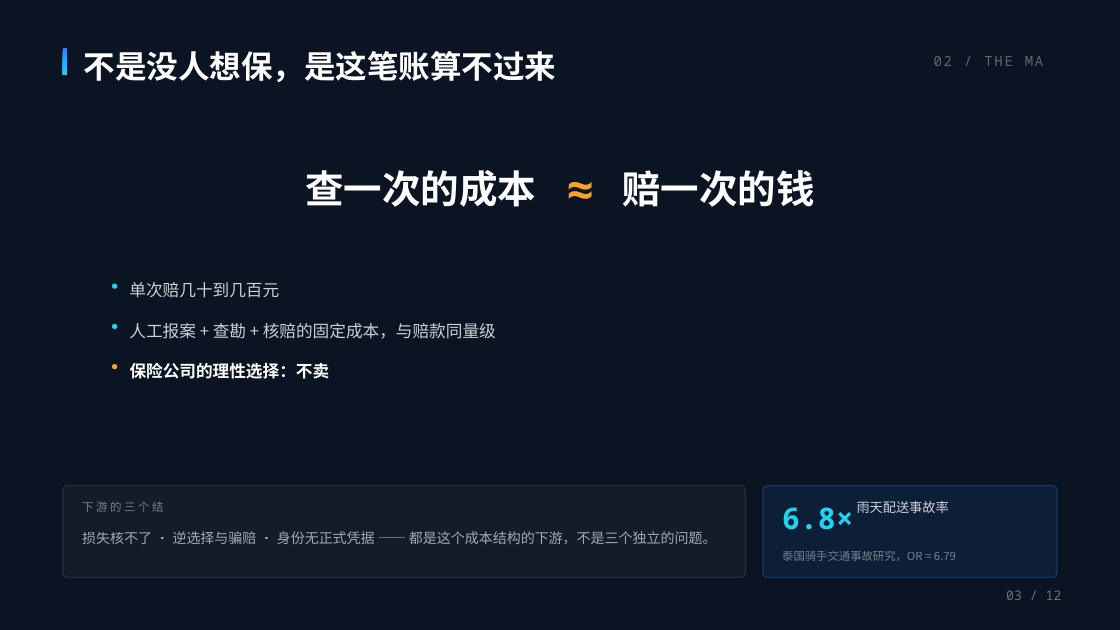
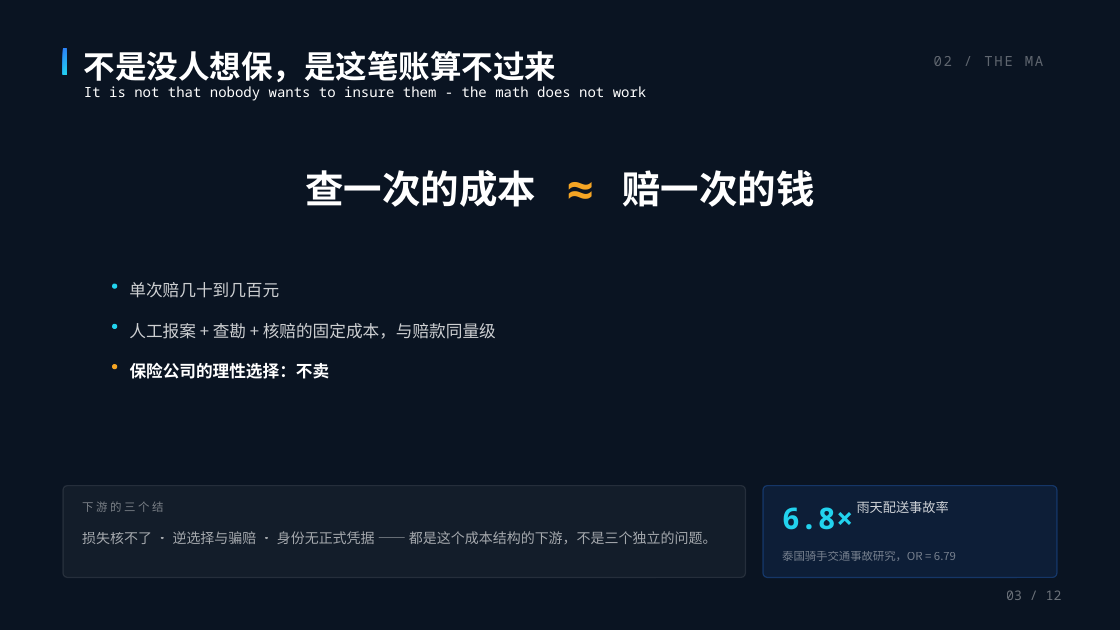
Before and after one commit to juice-butterfly/rainproof, a slide deck: slide 3 of 提交材料/雨证-路演PPT-叙事版-修订5.pptx. Drawn at 1120x630 pixels with LibreOffice and Linux fonts; fonts in the diff are those of the drawing. Boxes give left, top, right and bottom in pixels: in the first picture for what was removed or moved away, otherwise in the second. Text is boxed around its words. In the diff, an @@ line names an element or a change of style, - is before the commit and + after.

```diff
--- a/提交材料/雨证-路演PPT-叙事版-修订5.pptx
+++ b/提交材料/雨证-路演PPT-叙事版-修订5.pptx
@@ text added at (84, 86, 647, 101), 12 pt, text #FFFFFF @@
+It is not that nobody wants to insure them - the math does not work
```
Also in this commit, not shown: 12 other slides changed, 9 other files.
